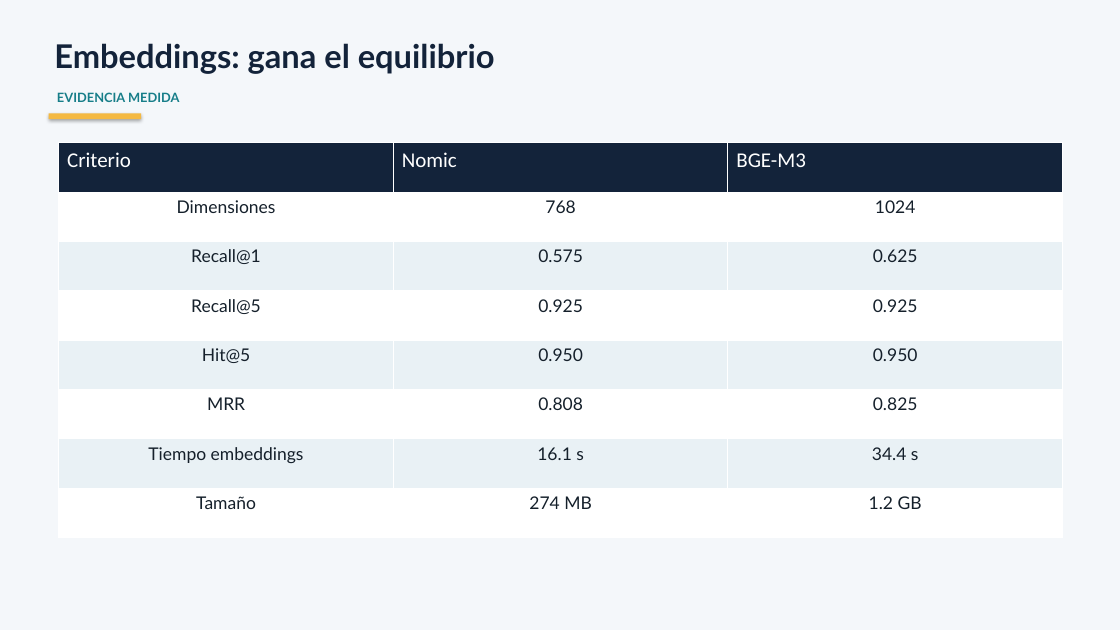
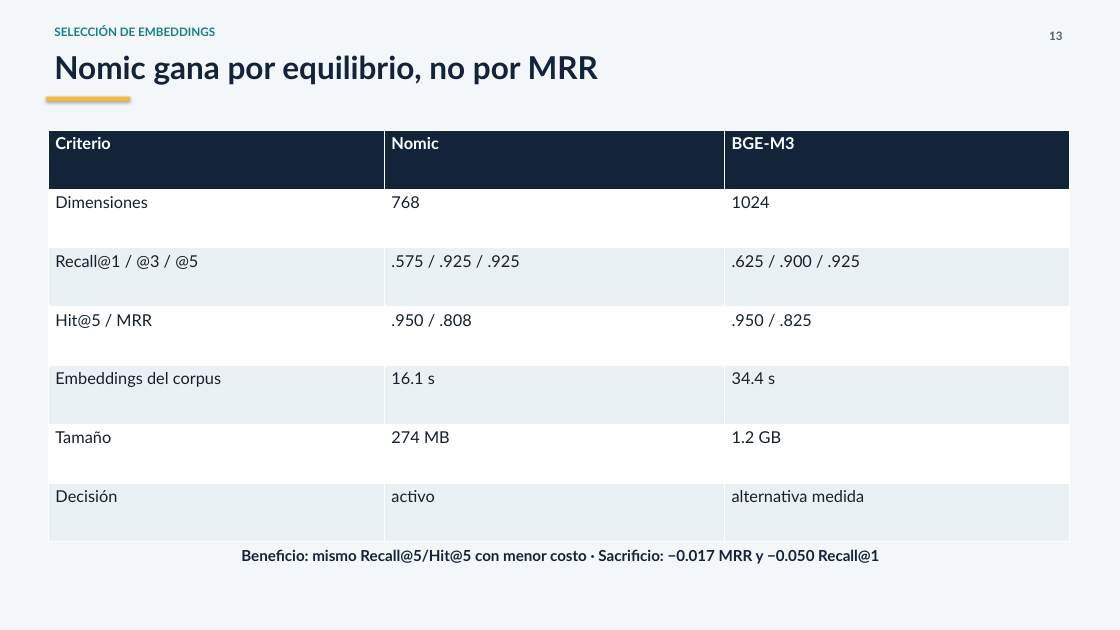
Before and after one commit to m3mo89/K9ExpertMultimodalRAG, a slide deck: slide 13 of docs/deliverables/final/K9-BreedMatch-Presentacion.pptx (slide 8 before the commit). Drawn at 1120x630 pixels with LibreOffice and Linux fonts; fonts in the diff are those of the drawing. Boxes give left, top, right and bottom in pixels: in the first picture for what was removed or moved away, otherwise in the second. Text is boxed around its words. In the diff, an @@ line names an element or a change of style, - is before the commit and + after.

```diff
--- a/docs/deliverables/final/K9-BreedMatch-Presentacion.pptx
+++ b/docs/deliverables/final/K9-BreedMatch-Presentacion.pptx
@@ text at (54, 26, 215, 36): text changed; size 28 to 10 pt; text colour #13233A to #177E89 @@
-Embeddings: gana el equilibrio
+SELECCIÓN DE EMBEDDINGS
@@ text at (54, 55, 598, 85): text changed; size 11 to 27 pt; text colour #177E89 to #13233A @@
-EVIDENCIA MEDIDA
+Nomic gana por equilibrio, no por MRR
@@ text added at (1049, 31, 1062, 40), 10 pt, text #536471, bold @@
+13
@@ rectangle: place and size @@
-rectangle at (49, 113, 141, 119)
+rectangle at (46, 97, 130, 102)
@@ table at (49, 130, 1070, 542) @@
-row 3: Recall@1 | 0.575 | 0.625
-row 4: Recall@5 | 0.925 | 0.925
-row 5: Hit@5 | 0.950 | 0.950
-row 6: MRR | 0.808 | 0.825
-row 7: Tiempo embeddings | 16.1 s | 34.4 s
+row 3: Recall@1 / @3 / @5 | .575 / .925 / .925 | .625 / .900 / .925
+row 4: Hit@5 / MRR | .950 / .808 | .950 / .825
+row 5: Embeddings del corpus | 16.1 s | 34.4 s
+row 7: Decisión | activo | alternativa medida
@@ table: place and size @@
-table at (59, 143, 1062, 538)
+table at (49, 130, 1070, 542)
@@ text added at (241, 549, 879, 564), 13 pt, text #13233A, bold @@
+Beneficio: mismo Recall@5/Hit@5 con menor costo · Sacrificio: −0.017 MRR y −0.050 Recall@1
```
Also in this commit, not shown: 2 other slides changed, 27 slides added, 9 slides removed, 44 other files.
